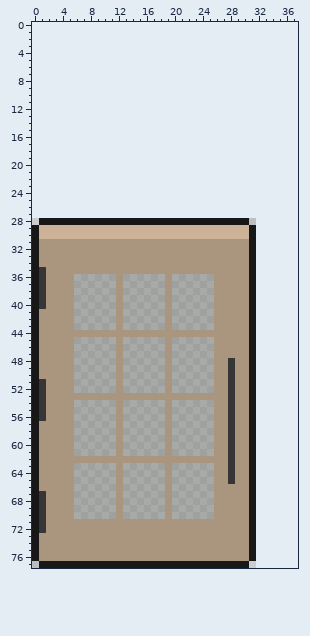
Two states of a sprite sheet, BPrj/Assets/Sprites/Map/Doors/Door1_0.png. This is how it looked before the edit.
The file is 32x50 pixels. Shown: x 0..37, y 0..77. The old version is drawn lined up with the new one, on the new canvas.
The result:
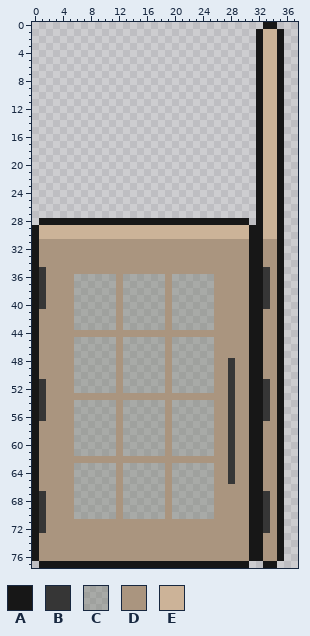
Palette (. is transparent): A #171717  B #363636  C #71756966  D #aa957f  E #ccb398
Log entry: 20 - Dash visual polish; openable door
The edit:
canvas 32x50 -> 64x78, the old top-left corner now at 0,28
Changed rows in their new state; - is an unchanged pixel.
first column x 32:
 0 -AA-
 1 AEEA
 2 AEEA
 3 AEEA
 4 AEEA
 5 AEEA
 6 AEEA
 7 AEEA
 8 AEEA
 9 AEEA
10 AEEA
11 AEEA
12 AEEA
13 AEEA
14 AEEA
15 AEEA
16 AEEA
17 AEEA
18 AEEA
19 AEEA
20 AEEA
21 AEEA
22 AEEA
23 AEEA
24 AEEA
25 AEEA
26 AEEA
27 AEEA
28 AEEA
29 AEEA
30 AEEA
31 ADDA
32 ADDA
33 ADDA
34 ADDA
35 ABDA
36 ABDA
37 ABDA
38 ABDA
39 ABDA
40 ABDA
41 ADDA
42 ADDA
43 ADDA
44 ADDA
45 ADDA
46 ADDA
47 ADDA
48 ADDA
49 ADDA
50 ADDA
51 ABDA
52 ABDA
53 ABDA
54 ABDA
55 ABDA
56 ABDA
57 ADDA
58 ADDA
59 ADDA
60 ADDA
61 ADDA
62 ADDA
63 ADDA
64 ADDA
65 ADDA
66 ADDA
67 ABDA
68 ABDA
69 ABDA
70 ABDA
71 ABDA
72 ABDA
73 ADDA
74 ADDA
75 ADDA
76 ADDA
77 -AA-
Pixel boxes of the changes (left, top, right, bottom) in both pictures:
added: (256, 22, 284, 568)
